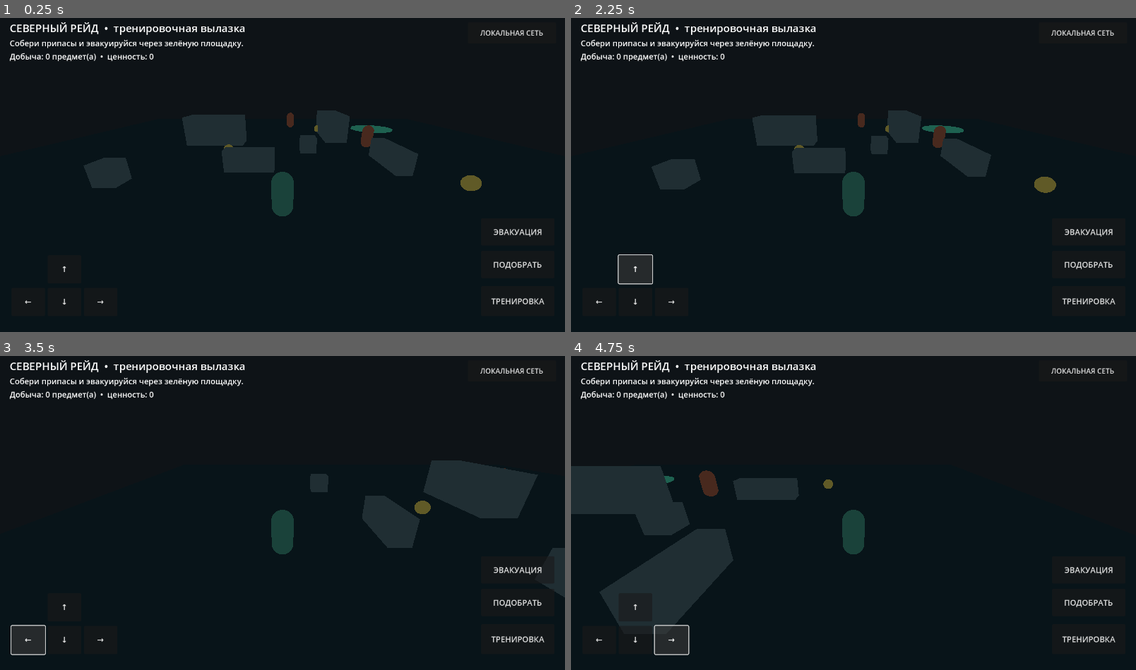
Above: before the commit, frames 1-4 (two rows, left to right).
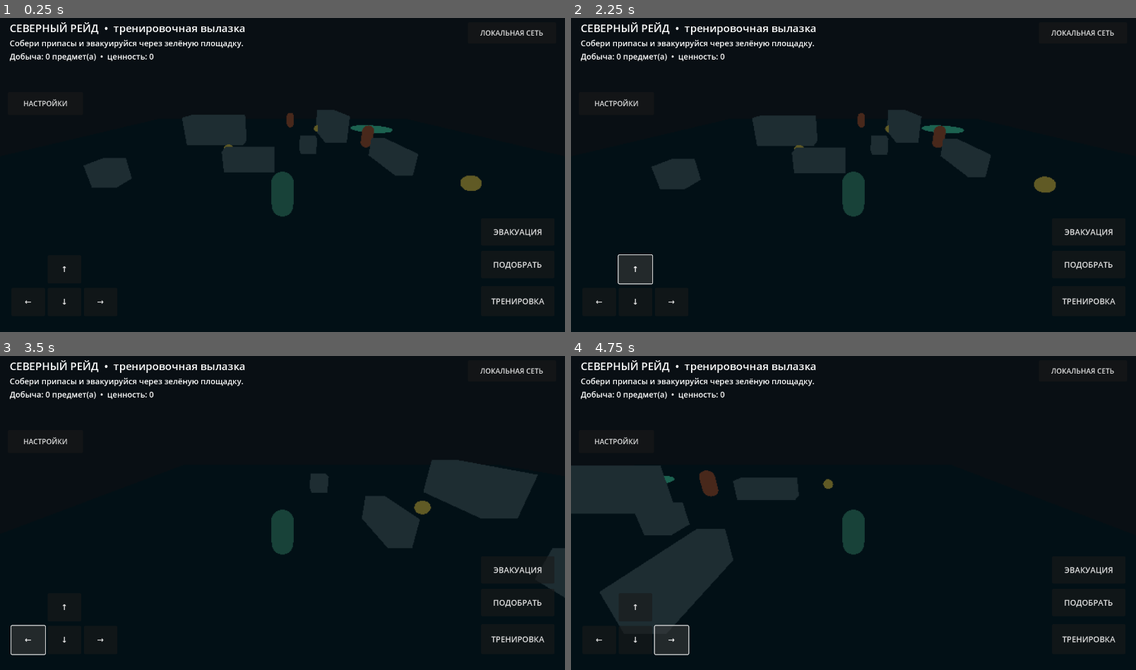
Above: after the commit, the same moments.

Repository: KillerKC2/2
Game: Godot game, scene res://scenes/main.tscn
Same seed, same stepped clock (60 frames per second), same inputs: the game is played once before the commit and once after it.
Inputs:
- Up to frame 1 (0.25 s): no input
- Up to frame 2 (2.25 s): click "ЛОКАЛЬНАЯ СЕТЬ" (after the commit: "НАСТРОЙКИ") at 0.5 s; click "ЛОКАЛЬНАЯ СЕТЬ" at 1.25 s; click "↑" at 2 s
- Up to frame 3 (3.5 s): click "←" at 2.75 s
- Up to frame 4 (4.75 s): click "↓" at 3.5 s; click "→" at 4.25 s

The runs differ from the first frame. In frame 1, 0.1% of the frame differs, in the area x 4-86%, y 25-64%; in frame 2, 0.1%; in frame 3, 0.1%; in frame 4, 0.1%.

Commit message:
Add gyro controls and scalable graphics settings

Diff:
--- a/scenes/main.tscn
+++ b/scenes/main.tscn
@@ -1,10 +1,14 @@
-[gd_scene load_steps=3 format=3]
+[gd_scene load_steps=4 format=3]
 
 [ext_resource type="Script" path="res://scripts/main.gd" id="1_main"]
 [ext_resource type="Script" path="res://scripts/lan_overlay.gd" id="2_lan"]
+[ext_resource type="Script" path="res://scripts/settings_overlay.gd" id="3_settings"]
 
 [node name="Main" type="Node3D"]
 script = ExtResource("1_main")
 
 [node name="LanOverlay" type="CanvasLayer" parent="."]
 script = ExtResource("2_lan")
+
+[node name="SettingsOverlay" type="CanvasLayer" parent="."]
+script = ExtResource("3_settings")
--- a/scripts/player.gd
+++ b/scripts/player.gd
@@ -1,15 +1,31 @@
 extends CharacterBody3D
 
 @export var speed: float = 5.0
+@export var gyro_enabled := false
+@export_range(0.1, 4.0, 0.1) var gyro_sensitivity := 1.0
+@export_range(-1.0, 1.0, 0.05) var gyro_yaw_sign := -1.0
 var touch_move: Vector2 = Vector2.ZERO
 var camera: Camera3D
+var pitch := deg_to_rad(-22.0)
 
 func _ready() -> void:
 	camera = Camera3D.new()
 	camera.position = Vector3(0, 3.7, 7.0)
-	camera.rotation_degrees = Vector3(-22, 0, 0)
+	pitch = deg_to_rad(-22.0)
+	camera.rotation = Vector3(pitch, 0.0, 0.0)
 	camera.current = true
 	add_child(camera)
+
+func _process(delta: float) -> void:
+	if not gyro_enabled or not is_instance_valid(camera):
+		return
+	var angular_velocity := Input.get_gyroscope()
+	if angular_velocity.length_squared() < 0.0001:
+		return
+	var sensitivity := gyro_sensitivity * delta
+	camera.rotation.y = wrapf(camera.rotation.y + angular_velocity.y * sensitivity * gyro_yaw_sign, -PI, PI)
+	pitch = clampf(pitch + angular_velocity.x * sensitivity, deg_to_rad(-70.0), deg_to_rad(35.0))
+	camera.rotation.x = pitch
 
 func _physics_process(delta: float) -> void:
 	var keyboard := Input.get_vector("ui_left", "ui_right", "ui_up", "ui_down")
--- /dev/null
+++ b/scripts/settings_overlay.gd
@@ -0,0 +1,144 @@
+extends CanvasLayer
+
+var panel: PanelContainer
+var gyro_toggle: CheckButton
+var sensitivity_slider: HSlider
+var quality_status: Label
+var atmosphere_toggle: CheckButton
+var root_game: Node
+
+func _ready() -> void:
+	root_game = get_parent()
+	_build_ui()
+	_apply_quality("Средняя")
+
+func _build_ui() -> void:
+	var ui := Control.new()
+	ui.set_anchors_and_offsets_preset(Control.PRESET_FULL_RECT)
+	add_child(ui)
+
+	var open_button := Button.new()
+	open_button.text = "НАСТРОЙКИ"
+	open_button.position = Vector2(18, 176)
+	open_button.size = Vector2(170, 52)
+	open_button.pressed.connect(func(): panel.visible = not panel.visible)
+	ui.add_child(open_button)
+
+	panel = PanelContainer.new()
+	panel.position = Vector2(205, 100)
+	panel.size = Vector2(420, 470)
+	panel.visible = false
+	ui.add_child(panel)
+
+	var column := VBoxContainer.new()
+	column.add_theme_constant_override("separation", 10)
+	panel.add_child(column)
+
+	var title := Label.new()
+	title.text = "Настройки управления и графики"
+	title.add_theme_font_size_override("font_size", 20)
+	column.add_child(title)
+
+	var quality_title := Label.new()
+	quality_title.text = "Графика (можно менять во время игры)"
+	column.add_child(quality_title)
+
+	var quality_buttons := HBoxContainer.new()
+	column.add_child(quality_buttons)
+	for quality in ["Низкая", "Средняя", "Высокая"]:
+		var button := Button.new()
+		button.text = quality
+		button.size_flags_horizontal = Control.SIZE_EXPAND_FILL
+		button.pressed.connect(_apply_quality.bind(quality))
+		quality_buttons.add_child(button)
+
+	quality_status = Label.new()
+	quality_status.text = ""
+	quality_status.autowrap_mode = TextServer.AUTOWRAP_WORD_SMART
+	column.add_child(quality_status)
+
+	gyro_toggle = CheckButton.new()
+	gyro_toggle.text = "Включить гироскоп для прицеливания"
+	gyro_toggle.toggled.connect(_set_gyro_enabled)
+	column.add_child(gyro_toggle)
+
+	var sensitivity_title := Label.new()
+	sensitivity_title.text = "Чувствительность гироскопа"
+	column.add_child(sensitivity_title)
+
+	sensitivity_slider = HSlider.new()
+	sensitivity_slider.min_value = 0.2
+	sensitivity_slider.max_value = 3.0
+	sensitivity_slider.step = 0.1
+	sensitivity_slider.value = 1.0
+	sensitivity_slider.value_changed.connect(_set_gyro_sensitivity)
+	column.add_child(sensitivity_slider)
+
+	atmosphere_toggle = CheckButton.new()
+	atmosphere_toggle.text = "Мрачная атмосфера (без графического насилия)"
+	atmosphere_toggle.toggled.connect(_set_atmosphere)
+	column.add_child(atmosphere_toggle)
+
+	var note := Label.new()
+	note.text = "Гироскоп доступен только на устройствах с датчиком. Если управление дёргается, уменьши чувствительность или выключи его."
+	note.autowrap_mode = TextServer.AUTOWRAP_WORD_SMART
+	column.add_child(note)
+
+	var close_button := Button.new()
+	close_button.text = "ЗАКРЫТЬ"
+	close_button.pressed.connect(func(): panel.visible = false)
+	column.add_child(close_button)
+
+func _player() -> Node:
+	if is_instance_valid(root_game):
+		return root_game.get("player")
+	return null
+
+func _set_gyro_enabled(enabled: bool) -> void:
+	var target := _player()
+	if target != null and is_instance_valid(target):
+		target.set("gyro_enabled", enabled)
+
+func _set_gyro_sensitivity(value: float) -> void:
+	var target := _player()
+	if target != null and is_instance_valid(target):
+		target.set("gyro_sensitivity", value)
+
+func _apply_quality(preset: String) -> void:
+	var viewport := get_viewport()
+	var environment_node := root_game.get_node_or_null("WorldEnvironment") if is_instance_valid(root_game) else null
+	var environment: Environment = environment_node.environment if environment_node is WorldEnvironment else null
+	match preset:
+		"Низкая":
+			viewport.scaling_3d_scale = 0.72
+			Engine.max_fps = 30
+			if environment:
+				environment.glow_enabled = false
+				environment.ssao_enabled = false
+			quality_status.text = "Низкая: уменьшено внутреннее разрешение, отключены тяжёлые эффекты, лимит 30 кадров/с."
+		"Высокая":
+			viewport.scaling_3d_scale = 1.0
+			Engine.max_fps = 60
+			if environment:
+				environment.glow_enabled = true
+				environment.ssao_enabled = true
+			quality_status.text = "Высокая: полное разрешение и дополнительные эффекты, лимит 60 кадров/с."
+		_:
+			viewport.scaling_3d_scale = 0.88
+			Engine.max_fps = 45
+			if environment:
+				environment.glow_enabled = false
+				environment.ssao_enabled = false
+			quality_status.text = "Средняя: сбалансированное разрешение, лимит 45 кадров/с."
+
+func _set_atmosphere(enabled: bool) -> void:
+	var environment_node := root_game.get_node_or_null("WorldEnvironment") if is_instance_valid(root_game) else null
+	if not environment_node is WorldEnvironment:
+		return
+	var environment: Environment = environment_node.environment
+	if enabled:
+		environment.ambient_light_color = Color("59656f")
+		environment.ambient_light_energy = 0.35
+	else:
+		environment.ambient_light_color = Color("8ca5ad")
+		environment.ambient_light_energy = 0.55
